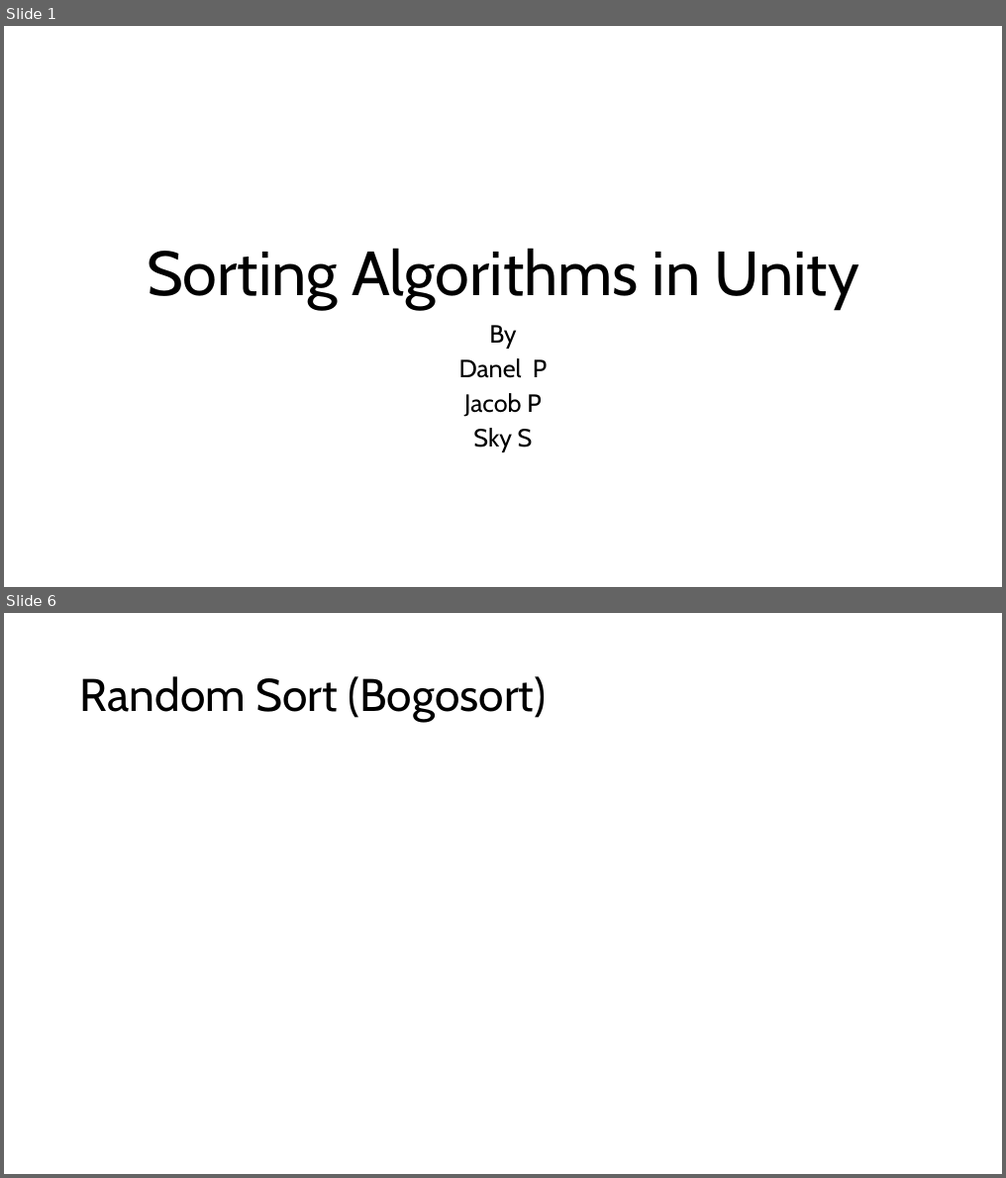
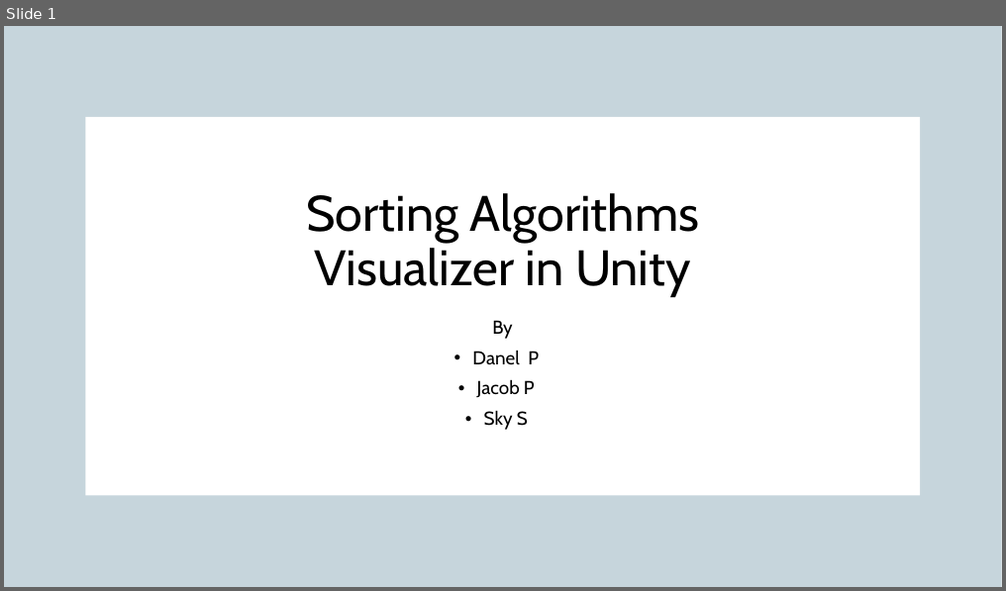
Before and after one commit to d-pratt22/CS315-Group-Project, a slide deck: CS315 Group Project.pptx. Shown one above the other, each under a label of ours: slides 1 and 6 before the commit, slide 1 after it; the slides between them are not shown. The pictures are 1006x1178 and 1006x591 pixels, drawn with LibreOffice and Linux fonts; fonts in the diff are those of the drawing; background and template pictures are left out. Boxes give left, top, right and bottom in pixels: in the first picture for what was removed or moved away, otherwise in the second. Text is boxed around its words. In the diff, an @@ line names an element or a change of style, - is before the commit and + after.

```diff
--- a/CS315 Group Project.pptx
+++ b/CS315 Group Project.pptx
@@ slide 6 removed at (x1=4, y1=613, x2=1002, y2=1174), background #FFFFFF @@
@@ title removed at (x1=80, y1=676, x2=547, y2=722) @@
-Random Sort (Bogosort)
@@ slide 1 changed as well @@
@@ rectangle added at (x1=4, y1=26, x2=1002, y2=587), fill #E8E8E8 at 50% opacity @@
@@ rectangle added at (x1=4, y1=26, x2=1002, y2=587), fill #156082 at 20% opacity @@
@@ rectangle added at (x1=85, y1=116, x2=921, y2=495), fill #FFFFFF @@
@@ title at (x1=306, y1=193, x2=700, y2=295): text changed; size 60 to 48 pt @@
-Sorting Algorithms in Unity
+Sorting Algorithms
+Visualizer in Unity
@@ subtitle "By" moved from (x1=459, y1=325, x2=547, y2=453) to (x1=472, y1=320, x2=539, y2=430) @@
@@ subtitle "By" at (x1=472, y1=320, x2=539, y2=430): size 24 to 18 pt; line spacing 0.8 to 0.9; bullet none to • @@
```
Also in this commit, not shown: 11 slides added, 8 other slides removed.
